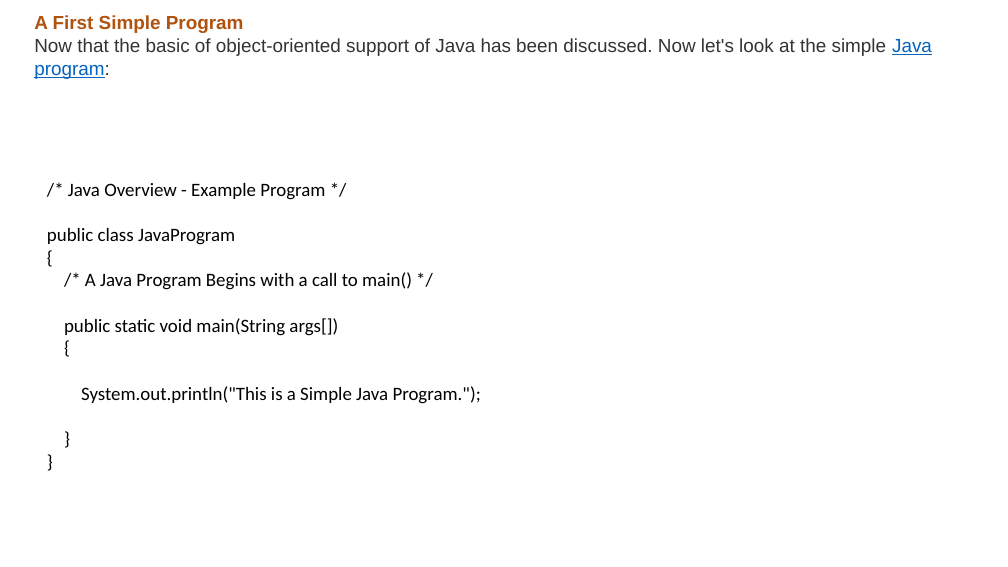
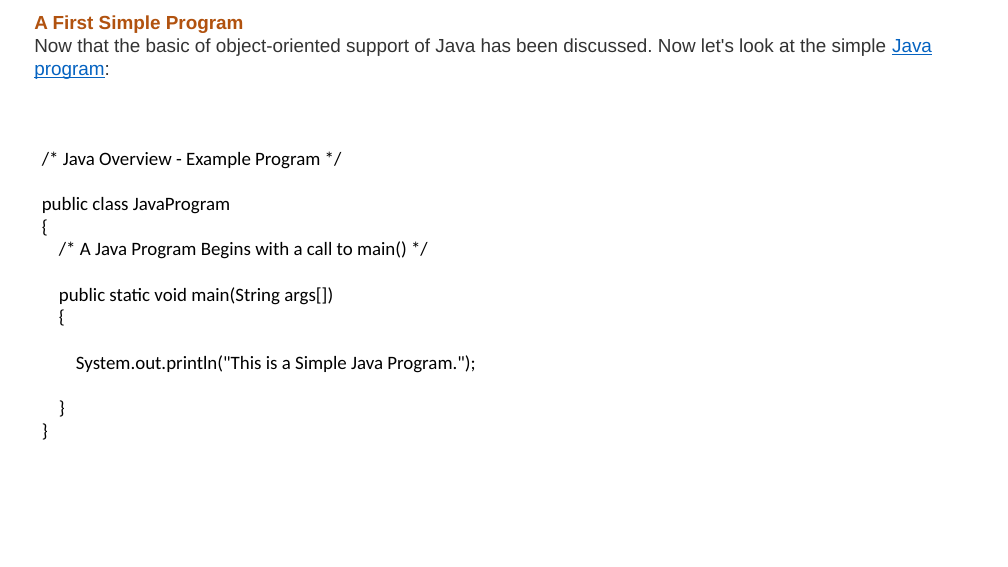
Before and after one commit to 220601650cdac/Concepts-of-Programming, a slide deck: slide 12 of Java.pptx. Drawn at 1008x567 pixels with LibreOffice and Linux fonts; fonts in the diff are those of the drawing. Boxes give left, top, right and bottom in pixels: in the first picture for what was removed or moved away, otherwise in the second. Text is boxed around its words. In the diff, an @@ line names an element or a change of style, - is before the commit and + after.

```diff
--- a/Java.pptx
+++ b/Java.pptx
@@ text "/* Java Overview - Example ...": place and size @@
-text "/* Java Overview - Example ..." at [47,183,481,404]
+text "/* Java Overview - Example ..." at [42,152,475,373]
```
Also in this commit, not shown: 11 other slides changed, 28 slides added, 1 other file.
